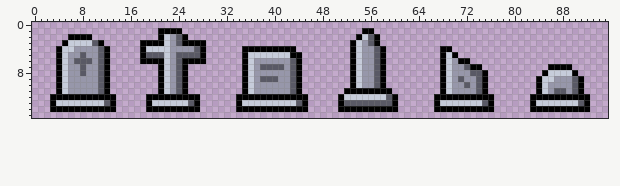
Pixel-art file: art/structures/entrances/gravestones.aseprite. Above: the version before the commit.
96x16 pixels, 1 frame.
Once edited:
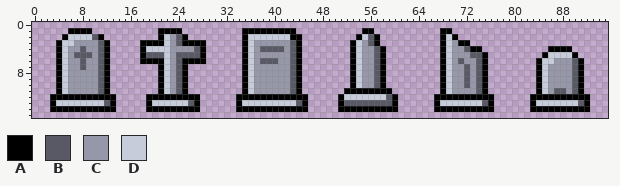
Palette (. is transparent): A #000000  B #595965  C #9797aa  D #c6ccda
What changed:
@@ x 0..95 @@
  0 ................................................................................................
- 1 .....................AAAA..............................AA.......................................
- 2 ......AAAA...........ADCBA............................ADBA......................................
- 3 .....ADDDDBA......AAAADCBAAAA........................ADCBA......................................
- 4 ....ADDCCCCBA.....ADDDDCCCCBA......AAAAAAAAA.........ADCCBA.........AA..........................
- 5 ....ADCCBCCBA.....ABBBDCBBBBA......ADDDDDDDAA........ADCCBA.........ADA.........................
- 6 ....ADCBBBCBA.....AAAADCBAAAA......ADCCCCCCBA........ADCCBA.........ADCAA.......................
- 7 ....ADCCBCCBA........ADCBA.........ADCBBBBCBA........ADCCBA.........ADCCBAA...........AAAA......
- 8 ....ADCCBCCBA........ADCBA.........ADCCCCCCBA........ADCCBA.........ADCCCBBA.........ADDDDA.....
- 9 ....ADCCCCCBA........ADCBA.........ADCBBBCCBA........ADCCBA.........ADCBCCBA........ADDCCCBA....
+ 1 ......AAAA...........AAAA..........AAAAAAAAA...........AA...........AA..........................
+ 2 .....ADDDDBA.........ADCBA.........ADDDDDDDAA.........ADBA..........ADA.........................
+ 3 ....ADDCCCCBA.....AAAADCBAAAA......ADCCCCCCBA........ADCBA..........ADCAA.......................
+ 4 ....ADCCBCCBA.....ADDDDCCCCBA......ADCBBBBCBA........ADCCBA.........ADCCBAA...........AAAA......
+ 5 ....ADCBBBCBA.....ABBBDCBBBBA......ADCCCCCCBA........ADCCBA.........ADCCCBBA.........ADDDDA.....
+ 6 ....ADCCBCCBA.....AAAADCBAAAA......ADCBBBCCBA........ADCCBA.........ADCBCCBA........ADDCCCBA....
+ 7 ....ADCCBCCBA........ADCBA.........ADCCCCCCBA........ADCCBA.........ADCCBCBA........ADCCCCBA....
+ 8 ....ADCCCCCBA........ADCBA.........ADCCCCCCBA........ADCCBA.........ADCCBCBA........ADCCCCBA....
+ 9 ....ADCCCCCBA........ADCBA.........ADCCCCCCBA........ADCCBA.........ADCCBCBA........ADCCCCBA....
 10 ....ADCCCCCBA........ADCBA.........ADCCCCCCBA........ADCCBA.........ADCCBCBA........ADCCCCBA....
Boxes around the changes in both pictures, in picture pixels (x1, y1, x2, y2):
changed: (56, 28, 110, 76)
changed: (242, 28, 302, 82)
changed: (440, 28, 488, 82)
changed: (536, 46, 584, 82)
